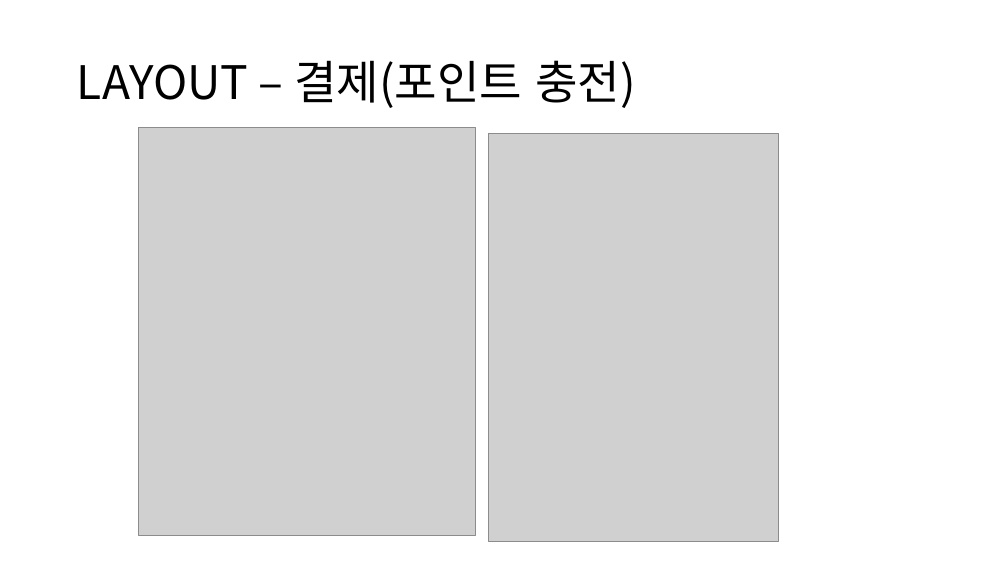
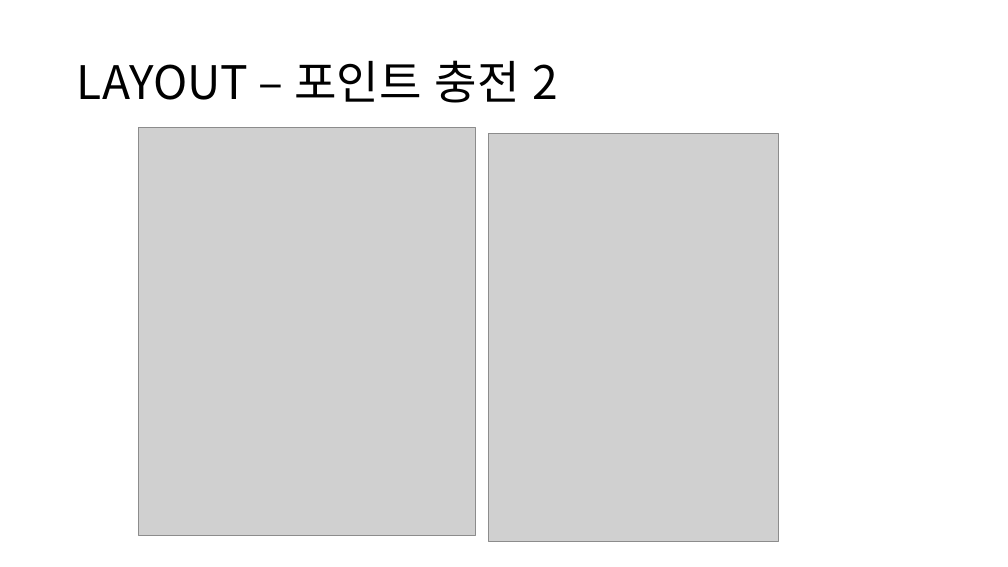
Before and after one commit to Camelllia/BaeminApplication, a slide deck: slide 27 of 202131205_김승진_실무게임프로그래밍_기획서.pptx (slide 26 before the commit). Drawn at 1008x567 pixels with LibreOffice and Linux fonts; fonts in the diff are those of the drawing; grey boxes stand for pictures. Boxes give left, top, right and bottom in pixels: in the first picture for what was removed or moved away, otherwise in the second. Text is boxed around its words. In the diff, an @@ line names an element or a change of style, - is before the commit and + after.

Commit message:
아임포트 결제 API 적용

```diff
--- a/202131205_김승진_실무게임프로그래밍_기획서.pptx
+++ b/202131205_김승진_실무게임프로그래밍_기획서.pptx
@@ title at <box>77,60,559,103</box>: text changed @@
-LAYOUT – 결제(포인트 충전)
+LAYOUT – 포인트 충전 2
```
Also in this commit, not shown: 1 other slide changed, 1 slide added, 7 other files.
